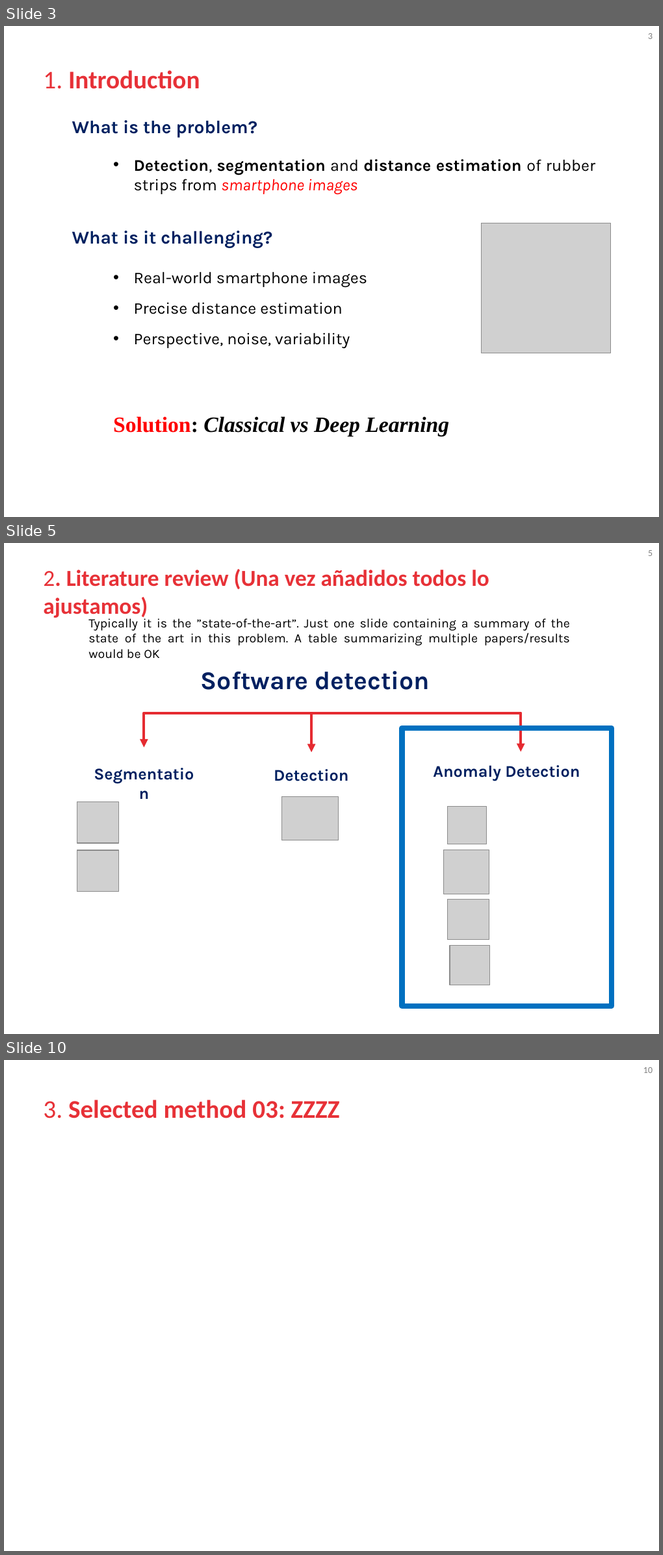
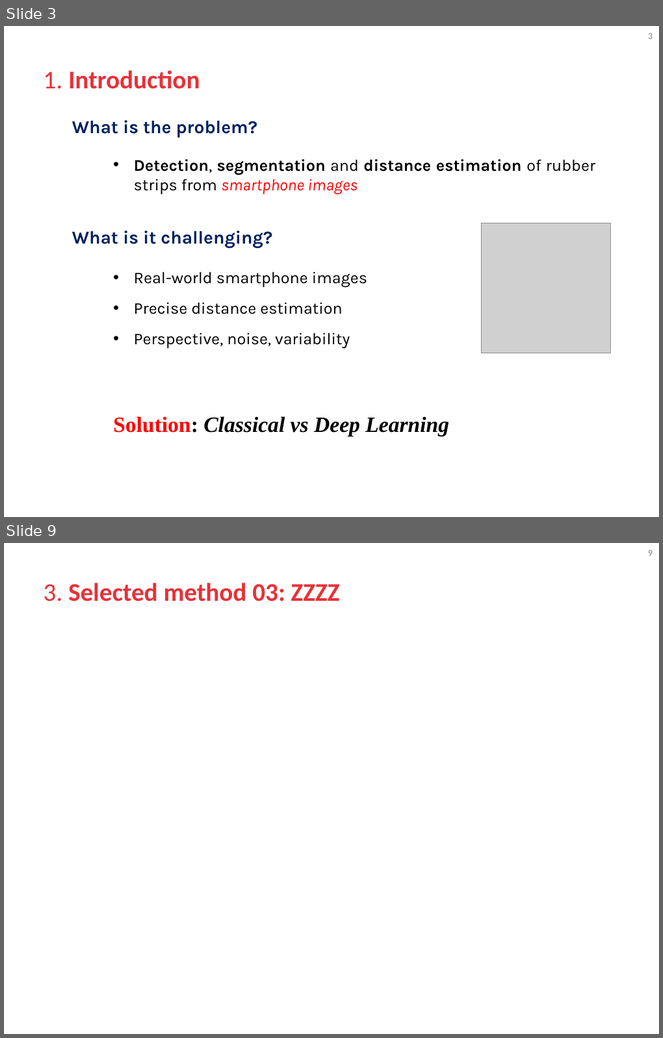
Before and after one commit to blooraayy/VA_RetoMichelin, a slide deck: docs/GIDIA_VA_Course_Project_Presentations.pptx. Shown one above the other, each under a label of ours: slides 3, 5 and 10 before the commit, slides 3 and 9 after it; the slides between them are not shown. The pictures are 663x1555 and 663x1038 pixels, drawn with LibreOffice and Linux fonts; fonts in the diff are those of the drawing; grey boxes stand for pictures; background and template pictures are left out. Boxes give left, top, right and bottom in pixels: in the first picture for what was removed or moved away, otherwise in the second. Text is boxed around its words. In the diff, an @@ line names an element or a change of style, - is before the commit and + after.

```diff
--- a/docs/GIDIA_VA_Course_Project_Presentations.pptx
+++ b/docs/GIDIA_VA_Course_Project_Presentations.pptx
@@ slide 5 removed at (4,543,659,1034), background #FFFFFF; not listed: 1 template element that a slide beside it also shows @@
@@ title removed at (43,569,490,619) @@
-2. Literature review (Una vez añadidos todos lo ajustamos)
@@ text removed at (88,616,570,646) @@
-Typically it is the ”state-of-the-art”. Just one slide containing a summary of the state of the art in this problem. A table summarizing multiple papers/results would be OK
@@ text removed at (201,671,430,690) @@
-Software detection
@@ elbow arrow removed from (144, 713) to (521, 752) @@
@@ elbow arrow removed from (413, 713) to (144, 747) @@
@@ arrow removed from (311, 714) to (311, 753) @@
@@ rectangle removed at (402,728,612,1007) @@
@@ text removed at (85,761,203,787) @@
-Segmentation
@@ text removed at (274,769,348,782) @@
-Detection
@@ picture removed at (77,802,118,843) @@
@@ picture removed at (282,797,338,841) @@
@@ picture removed at (77,850,118,891) @@
@@ group removed at (433,765,580,985): 4 pictures, 1 text @@
-Anomaly Detection
@@ what was slide 10 is now slide 9 @@
@@ page number at (648,550,653,556): text changed @@
-10
+9
```
Also in this commit, not shown: 5 slides changed, 1 slide added, 1 other slide removed, 1 other file.
